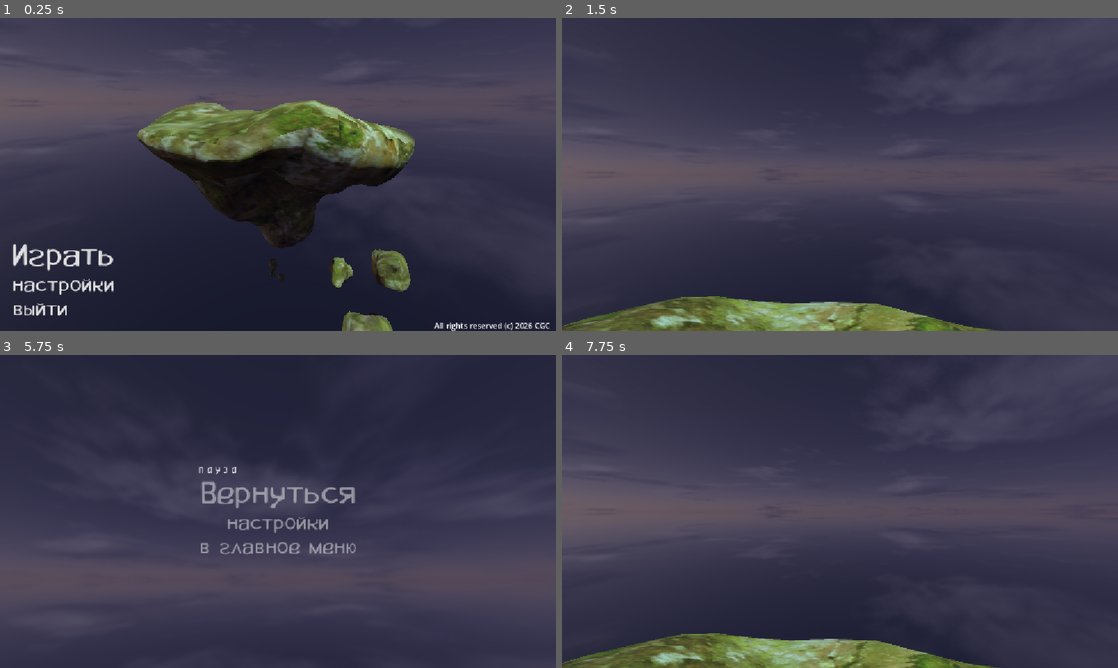
Above: before the commit, frames 1-4 (two rows, left to right).
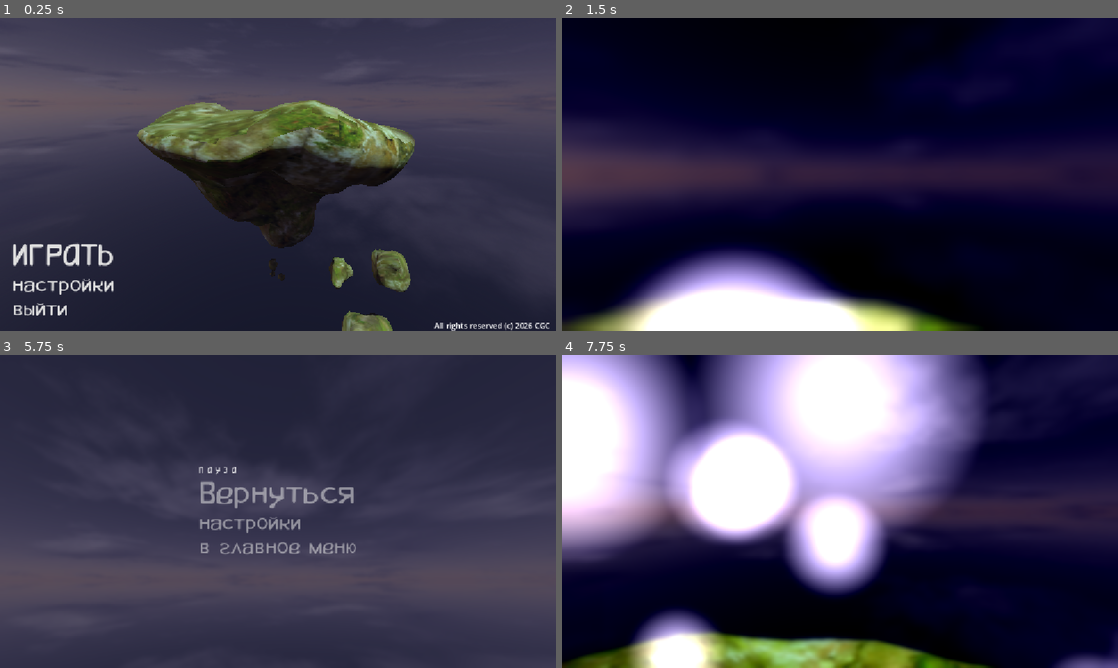
Above: after the commit, the same moments.

Repository: coolgamescompany/athanor
Game: Godot game, scene res://scenes/ui/main_menu.tscn
Two runs of this game, one before a commit and one after it. Both use one fixed random seed, a clock stepped at 60 frames per second and the inputs below.
Inputs (mouse positions are in pixels of both pictures, inside the frame that each line leads up to):
- Up to frame 1 (0.25 s): no input
- Up to frame 2 (1.5 s): click "настройки" at 0.5 s; click "Играть" (after the commit: "ИГРАТЬ") at 1.25 s
- Up to frame 3 (5.75 s): tap Enter (ui_accept) at 2, 2.27, 2.75, 3.02, 3.5, 4.25, 4.52, 5, 5.27 s; move the mouse to (305, 511) at 2.02 s; hold Ctrl 2.03-2.78 s; hold Up (ui_up) from 2.03 s (still down); click (305, 511) at 2.17 s; move the mouse to (250, 511) at 2.77 s; tap C at 2.85 s; click (250, 511) at 2.92 s; move the mouse to (289, 505) at 3.52 s; hold Shift 3.53-4.28 s; click (289, 505) at 3.67 s; move the mouse to (272, 517) at 4.27 s; tap Ctrl at 4.35 s; click (272, 517) at 4.42 s; move the mouse to (316, 514) at 5.02 s; hold C from 5.03 s (still down); click (316, 514) at 5.17 s; tap Escape (ui_cancel) at 5.65 s
- Up to frame 4 (7.75 s): release Up (ui_up) at 5.75 s; release C at 5.75 s; click "настройки" at 5.75 s; click "в главное меню" at 6.5 s; click "Играть" (after the commit: "ИГРАТЬ") at 7.25 s

The runs differ from the first frame. In frame 1, 0.5% of the frame differs, in the area x 5-21%, y 71-81%; in frame 2, 99%, in the area x 0-100%, y 0-100%; in frame 3, 0.9%; in frame 4, 96%.

Commit message:
добавлен эффект появления и звуки ui

Diff:
--- a/scenes/player/player.gd
+++ b/scenes/player/player.gd
@@ -22,6 +22,7 @@
 @onready var step_sound: AudioStreamPlayer = %StepSound
 @onready var jump_sound: AudioStreamPlayer = %JumpSound
 @onready var respawn_sound: AudioStreamPlayer = %RespawnSound
+@onready var spawn_particles: GPUParticles3D = %SpawnParticles
 
 var spawn_position: Vector3
 var default_height: float
@@ -55,6 +56,7 @@
 	is_crouching = false
 
 	set_physics_process(true)
+	spawn_particles.restart()
 
 func _ready() -> void:
 	if has_node("/root/MusicManager"):
@@ -77,6 +79,13 @@
 				default_height = collision_shape.shape.height
 			break
 	camera_default_y = camera.position.y
+
+	respawn_anim.play("wakeup")
+	respawn_anim.seek(0.0, true)
+
+	# 2. Включаем сочный звук магического пробуждения
+	respawn_sound.play()
+	spawn_particles.restart()
 
 func _physics_process(delta: float) -> void:
 	if global_position.y < -30.0:
--- a/scenes/player/player.tscn
+++ b/scenes/player/player.tscn
@@ -99,6 +99,55 @@
 
 [sub_resource type="CapsuleShape3D" id="CapsuleShape3D_3qbcn"]
 
+[sub_resource type="Curve" id="Curve_p47bc"]
+_data = [Vector2(0, 1), 0.0, 0.0, 0, 0, Vector2(0.87183106, 1), 0.0, 0.0, 0, 0, Vector2(1, 0), 0.0, 0.0, 0, 0]
+point_count = 3
+
+[sub_resource type="CurveTexture" id="CurveTexture_ickwh"]
+curve = SubResource("Curve_p47bc")
+
+[sub_resource type="Curve" id="Curve_75vfm"]
+_data = [Vector2(0.0016059969, 1), 0.0, 0.0, 0, 0, Vector2(0.99839395, 0.00097084045), 0.0, 0.0, 0, 0]
+point_count = 2
+
+[sub_resource type="CurveTexture" id="CurveTexture_atx1f"]
+curve = SubResource("Curve_75vfm")
+
+[sub_resource type="ParticleProcessMaterial" id="ParticleProcessMaterial_cur4o"]
+direction = Vector3(0, 0.5, 0)
+spread = 180.0
+initial_velocity_min = 3.0
+initial_velocity_max = 5.0
+gravity = Vector3(0, 0, 0)
+damping_min = 2.0
+damping_max = 2.0
+scale_curve = SubResource("CurveTexture_atx1f")
+alpha_curve = SubResource("CurveTexture_ickwh")
+
+[sub_resource type="Gradient" id="Gradient_p47bc"]
+offsets = PackedFloat32Array(0, 0.5107034)
+colors = PackedColorArray(1, 1, 1, 1, 0, 0, 0, 1)
+
+[sub_resource type="GradientTexture2D" id="GradientTexture2D_p47bc"]
+gradient = SubResource("Gradient_p47bc")
+fill = 1
+fill_from = Vector2(0.5, 0.5)
+
+[sub_resource type="StandardMaterial3D" id="StandardMaterial3D_txcr2"]
+transparency = 1
+blend_mode = 1
+shading_mode = 0
+vertex_color_use_as_albedo = true
+albedo_color = Color(0.92917067, 0.84747934, 1, 1)
+albedo_texture = SubResource("GradientTexture2D_p47bc")
+billboard_mode = 3
+particles_anim_h_frames = 1
+particles_anim_v_frames = 1
+particles_anim_loop = false
+
+[sub_resource type="QuadMesh" id="QuadMesh_3qbcn"]
+material = SubResource("StandardMaterial3D_txcr2")
+
 [node name="Player" type="CharacterBody3D" unique_id=7781218]
 process_mode = 3
 script = ExtResource("1_8afob")
@@ -142,3 +191,14 @@
 unique_name_in_owner = true
 stream = ExtResource("4_75vfm")
 volume_db = -6.0
+
+[node name="SpawnParticles" type="GPUParticles3D" parent="." unique_id=588083982]
+unique_name_in_owner = true
+transform = Transform3D(1, 0, 0, 0, 1, 0, 0, 0, 1, 0, -0.5, 0)
+emitting = false
+amount = 65
+lifetime = 1.2
+one_shot = true
+explosiveness = 1.0
+process_material = SubResource("ParticleProcessMaterial_cur4o")
+draw_pass_1 = SubResource("QuadMesh_3qbcn")
--- a/scenes/ui/main_menu.gd
+++ b/scenes/ui/main_menu.gd
@@ -1,4 +1,12 @@
 extends Node3D
+
+@export var default_color: Color = Color.WHITE
+@export var hover_color: Color = Color("ca55dfff") # Неоново-фиолетовый
+@export var animate_time: float = 0.2
+
+# Ссылки на звуковые ноды, которые мы создали в корне Главного Меню
+@onready var hover_sound: AudioStreamPlayer = %MenuHoverSound
+@onready var click_sound: AudioStreamPlayer = %MenuClickSound
 
 func _ready() -> void:
 	Input.mouse_mode = Input.MOUSE_MODE_VISIBLE
@@ -6,17 +14,64 @@
 	# Ждем один кадр, чтобы Autoload (MusicManager) успел создаться в памяти
 	await get_tree().process_frame
 
-	# Теперь музыка запустится со 100% гарантией при первом включении игры!
 	if has_node("/root/MusicManager"):
 		get_node("/root/MusicManager").play_menu()
 
+	# Автоматически настраиваем все кнопки и подключаем их сигналы из кода!
+	# Чтобы не пришлось вручную кликать и привязывать 6 новых сигналов через интерфейс.
+	var buttons = [%PlayButton,
+				   %SettingsButton,
+				   %ExitButton]
 
+	for btn in buttons:
+		if btn is Button:
+			btn.focus_mode = Control.FOCUS_NONE
+			btn.modulate = default_color
+			# Привязываем наведение мыши к нашим универсальным функциям пониже:
+			btn.mouse_entered.connect(_on_btn_hover_start.bind(btn))
+			btn.mouse_exited.connect(_on_btn_hover_end.bind(btn))
+
+
+
+# Универсальная функция плавного зажигания фиолетового цвета + звук
+func _on_btn_hover_start(btn: Button) -> void:
+	if hover_sound:
+		hover_sound.pitch_scale = randf_range(0.95, 1.05)
+		hover_sound.play()
+
+	var tween = create_tween().set_parallel(true) # Заставляем цвет и позицию анимироваться одновременно!
+
+	# Плавно красим в фиолетовый
+	tween.tween_property(btn, "modulate", hover_color, animate_time)\
+		.set_trans(Tween.TRANS_SINE).set_ease(Tween.EASE_OUT)
+
+	# Плавно сдвигаем кнопку вправо на 15 пикселей (можешь поменять число на своё)
+	tween.tween_property(btn, "position:x", 15.0, animate_time)\
+		.set_trans(Tween.TRANS_SINE).set_ease(Tween.EASE_OUT)
+
+# Универсальная функция плавного возвращения обратно
+func _on_btn_hover_end(btn: Button) -> void:
+	var tween = create_tween().set_parallel(true)
+
+	# Возвращаем белый цвет
+	tween.tween_property(btn, "modulate", default_color, animate_time)\
+		.set_trans(Tween.TRANS_SINE).set_ease(Tween.EASE_OUT)
+
+	# Возвращаем кнопку на исходное место (0 пикселей смещения)
+	tween.tween_property(btn, "position:x", 0.0, animate_time)\
+		.set_trans(Tween.TRANS_SINE).set_ease(Tween.EASE_OUT)
+
+# ИГРОВЫЕ КНОПКИ
 func _on_play_button_pressed() -> void:
-	# Бесшовно переключаем движок на сцену нашего игрового мира
+	if click_sound: click_sound.play()
 	get_tree().change_scene_to_file("res://world.tscn")
 
 func _on_settings_button_pressed() -> void:
+	if click_sound: click_sound.play()
 	pass # Replace with function body.
 
 func _on_exit_button_pressed() -> void:
+	if click_sound: click_sound.play()
+	# Даем звуку клика 0.1 секунды честно дозвучать перед тем, как мгновенно убить процесс
+	await get_tree().create_timer(0.1).timeout
 	get_tree().quit()
--- a/scenes/ui/main_menu.tscn
+++ b/scenes/ui/main_menu.tscn
@@ -5,6 +5,7 @@
 [ext_resource type="PackedScene" uid="uid://c4lt6yourscch" path="res://scenes/islands/island_1.tscn" id="2_fe2o3"]
 [ext_resource type="Script" uid="uid://biwknkdkknotl" path="res://scenes/ui/menu_button_hover.gd" id="4_m1kxf"]
 [ext_resource type="FontFile" uid="uid://owt1rutbk715" path="res://assets/fonts/radio wizard/RadioWizard-Regular.otf" id="4_x2yvf"]
+[ext_resource type="AudioStream" uid="uid://ps77oda3xnhd" path="res://assets/sfx/ui/click_004.ogg" id="6_uhagc"]
 
 [sub_resource type="PanoramaSkyMaterial" id="PanoramaSkyMaterial_fe2o3"]
 panorama = ExtResource("1_sl1te")
@@ -108,6 +109,7 @@
 alignment = 2
 
 [node name="PlayButton" type="Button" parent="MainMenu/MarginContainer/VBoxContainer" unique_id=821436331]
+unique_name_in_owner = true
 layout_mode = 2
 theme_override_fonts/font = ExtResource("4_x2yvf")
 theme_override_font_sizes/font_size = 60
@@ -116,11 +118,12 @@
 theme_override_styles/hover = SubResource("StyleBoxEmpty_m1kxf")
 theme_override_styles/disabled = SubResource("StyleBoxEmpty_x2yvf")
 theme_override_styles/focus = SubResource("StyleBoxEmpty_uhagc")
-text = "Играть"
+text = "ИГРАТЬ"
 alignment = 0
 script = ExtResource("4_m1kxf")
 
 [node name="SettingsButton" type="Button" parent="MainMenu/MarginContainer/VBoxContainer" unique_id=1382728731]
+unique_name_in_owner = true
 layout_mode = 2
 theme_override_fonts/font = ExtResource("4_x2yvf")
 theme_override_font_sizes/font_size = 40
@@ -134,6 +137,7 @@
 script = ExtResource("4_m1kxf")
 
 [node name="ExitButton" type="Button" parent="MainMenu/MarginContainer/VBoxContainer" unique_id=1225494185]
+unique_name_in_owner = true
 layout_mode = 2
 theme_override_fonts/font = ExtResource("4_x2yvf")
 theme_override_font_sizes/font_size = 40
@@ -146,6 +150,15 @@
 alignment = 0
 script = ExtResource("4_m1kxf")
 
+[node name="MenuClickSound" type="AudioStreamPlayer" parent="." unique_id=720252945]
+unique_name_in_owner = true
+stream = ExtResource("6_uhagc")
+
+[node name="MenuHoverSound" type="AudioStreamPlayer" parent="." unique_id=1648827433]
+unique_name_in_owner = true
+stream = ExtResource("6_uhagc")
+volume_db = -10.0
+
 [connection signal="pressed" from="MainMenu/MarginContainer/VBoxContainer/PlayButton" to="." method="_on_play_button_pressed"]
 [connection signal="pressed" from="MainMenu/MarginContainer/VBoxContainer/SettingsButton" to="." method="_on_settings_button_pressed"]
 [connection signal="pressed" from="MainMenu/MarginContainer/VBoxContainer/ExitButton" to="." method="_on_exit_button_pressed"]
--- a/scenes/ui/pause_menu.tscn
+++ b/scenes/ui/pause_menu.tscn
@@ -84,6 +84,7 @@
 theme_override_styles/disabled = SubResource("StyleBoxEmpty_lvxji")
 theme_override_styles/focus = SubResource("StyleBoxEmpty_p47bc")
 text = "Вернуться"
+alignment = 0
 script = ExtResource("3_0bnpd")
 
 [node name="SettingsButton" type="Button" parent="VBoxContainer" unique_id=1022096270]
@@ -96,6 +97,7 @@
 theme_override_styles/disabled = SubResource("StyleBoxEmpty_5gtgg")
 theme_override_styles/focus = SubResource("StyleBoxEmpty_h17s1")
 text = "настройки"
+alignment = 0
 script = ExtResource("3_0bnpd")
 
 [node name="ToMainMenuButton" type="Button" parent="VBoxContainer" unique_id=818502221]
@@ -108,6 +110,7 @@
 theme_override_styles/disabled = SubResource("StyleBoxEmpty_ugbui")
 theme_override_styles/focus = SubResource("StyleBoxEmpty_fcs02")
 text = "в главное меню"
+alignment = 0
 script = ExtResource("3_0bnpd")
 
 [connection signal="pressed" from="VBoxContainer/ReturnButton" to="." method="_on_return_button_pressed"]
Not shown, added: assets/sfx/ui/click_004.ogg.import
Not shown, added: assets/sfx/ui/click_004.ogg
